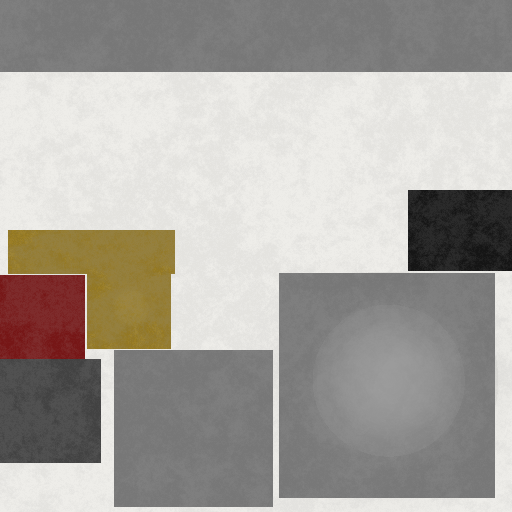
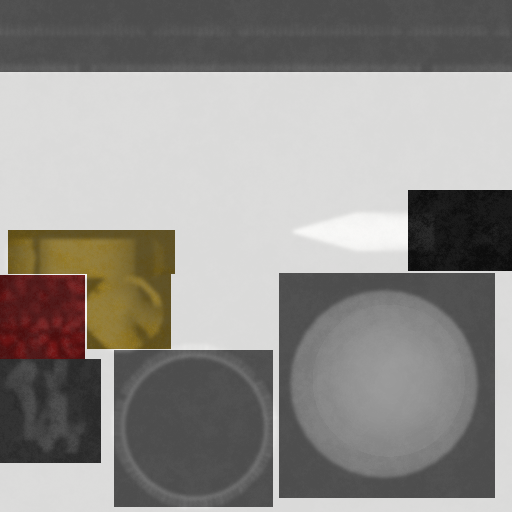
Layer changes from the first 512 × 512 image to the second:
added layer "Widoczny" above "Warstwa #4" over [0,0,512,512]
hid "Warstwa" over [0,0,512,512]
hid "Warstwa #1" over [0,0,512,512]
hid "Warstwa #2" over [8,232,175,356]
hid "Warstwa #3" over [0,0,512,512]
